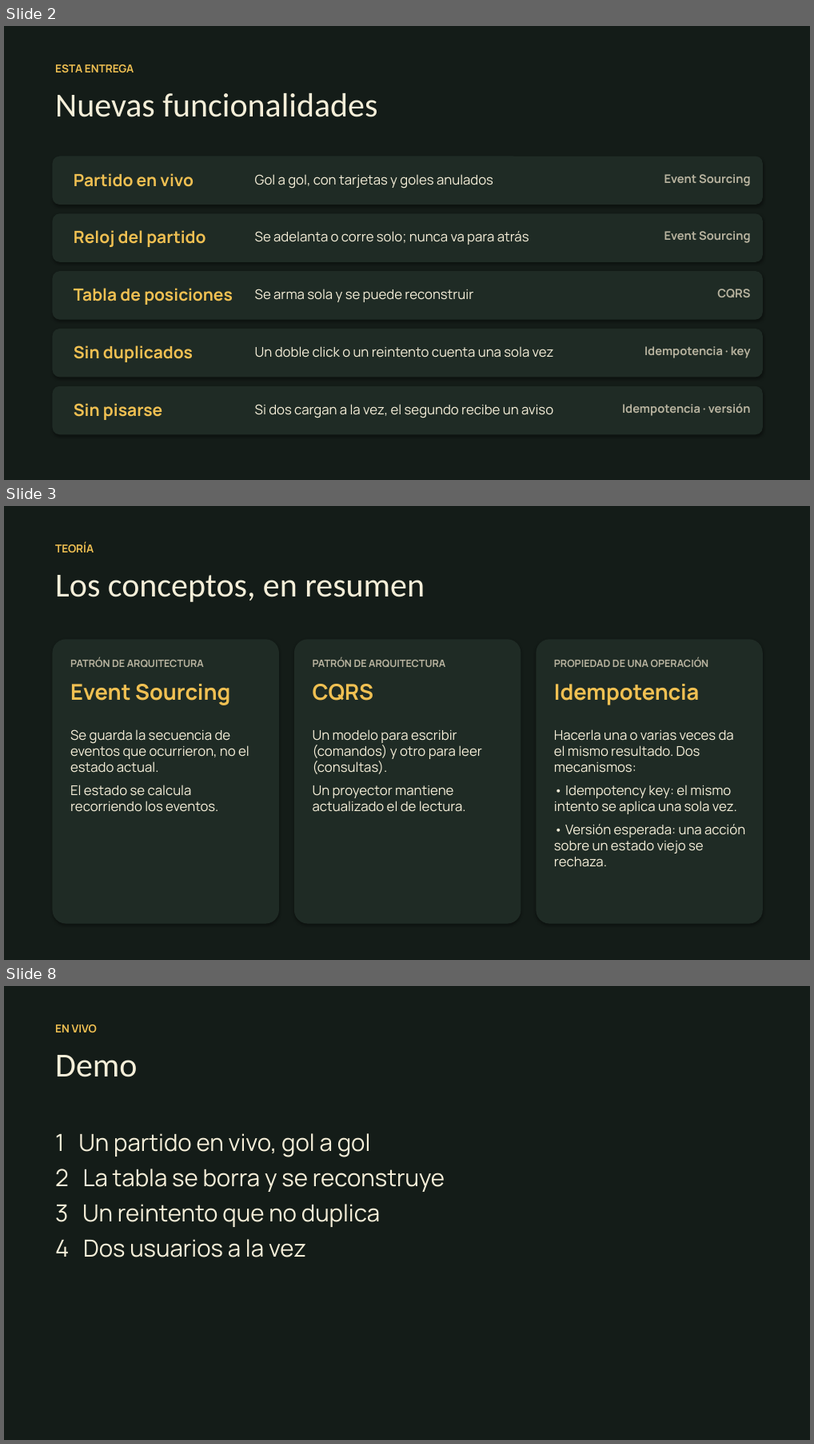
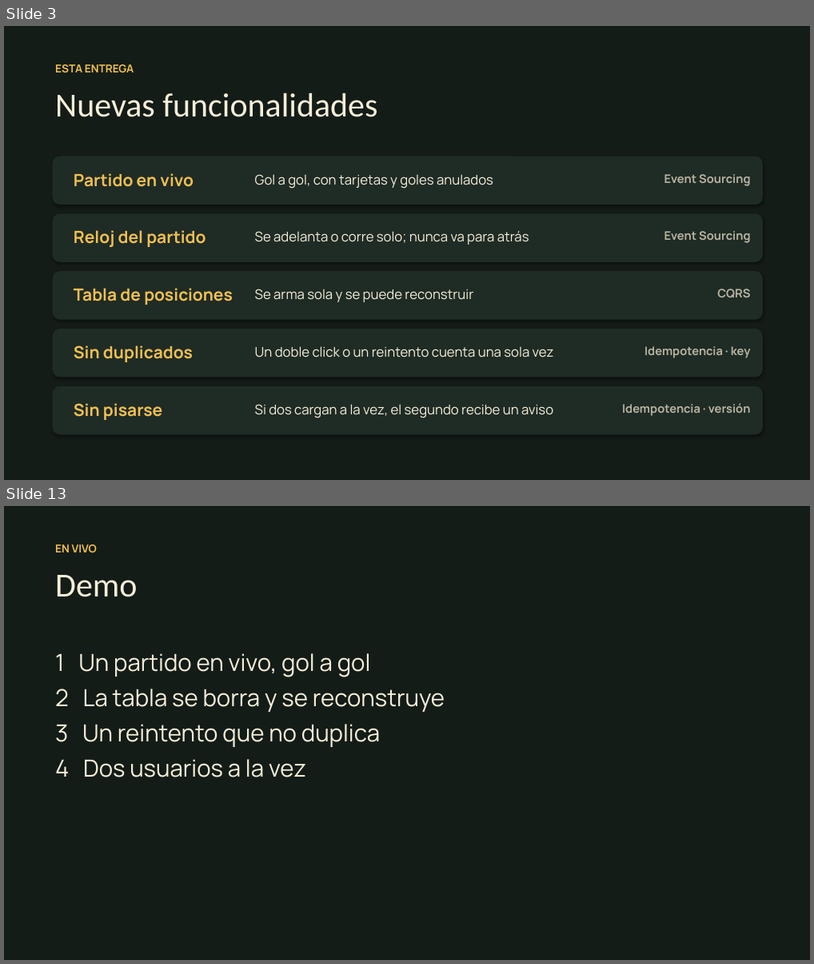
Before and after one commit to fabriJerezz/gepa-cli, a slide deck: presentacion/FutGo-presentacion.pptx. Shown one above the other, each under a label of ours: slides 2, 3 and 8 before the commit, slides 3 and 13 after it; the slides between them are not shown. The pictures are 814x1444 and 814x964 pixels, drawn with LibreOffice and Linux fonts; fonts in the diff are those of the drawing. Boxes give left, top, right and bottom in pixels: in the first picture for what was removed or moved away, otherwise in the second. Text is boxed around its words. In the diff, an @@ line names an element or a change of style, - is before the commit and + after.

```diff
--- a/presentacion/FutGo-presentacion.pptx
+++ b/presentacion/FutGo-presentacion.pptx
@@ slide 3 removed at (4, 506, 810, 960), background #141C18 @@
@@ text removed at (55, 542, 94, 552) @@
-TEORÍA
@@ text removed at (55, 575, 425, 602) @@
-Los conceptos, en resumen
@@ rounded rectangle removed at (52, 639, 279, 924) @@
@@ rounded rectangle removed at (294, 639, 522, 924) @@
@@ rounded rectangle removed at (536, 639, 763, 924) @@
@@ text removed at (70, 657, 204, 667) @@
-PATRÓN DE ARQUITECTURA
@@ text removed at (313, 657, 446, 667) @@
-PATRÓN DE ARQUITECTURA
@@ text removed at (554, 657, 710, 667) @@
-PROPIEDAD DE UNA OPERACIÓN
@@ text removed at (70, 684, 230, 705) @@
-Event Sourcing
@@ text removed at (313, 684, 374, 700) @@
-CQRS
@@ text removed at (554, 684, 699, 705) @@
-Idempotencia
@@ text removed at (70, 729, 250, 812) @@
-Se guarda la secuencia de eventos que ocurrieron, no el estado actual.
-El estado se calcula recorriendo los eventos.
@@ text removed at (313, 729, 482, 812) @@
-Un modelo para escribir (comandos) y otro para leer (consultas).
-Un proyector mantiene actualizado el de lectura.
@@ text removed at (554, 729, 746, 867) @@
-Hacerla una o varias veces da el mismo resultado. Dos mecanismos:
-• Idempotency key: el mismo intento se aplica una sola vez.
-• Versión esperada: una acción sobre un estado viejo se rechaza.
@@ what was slide 2 is now slide 3 @@
@@ what was slide 8 is now slide 13 @@
```
Also in this commit, not shown: 2 slides changed, 8 slides added, 2 other slides removed, 1 other file.
